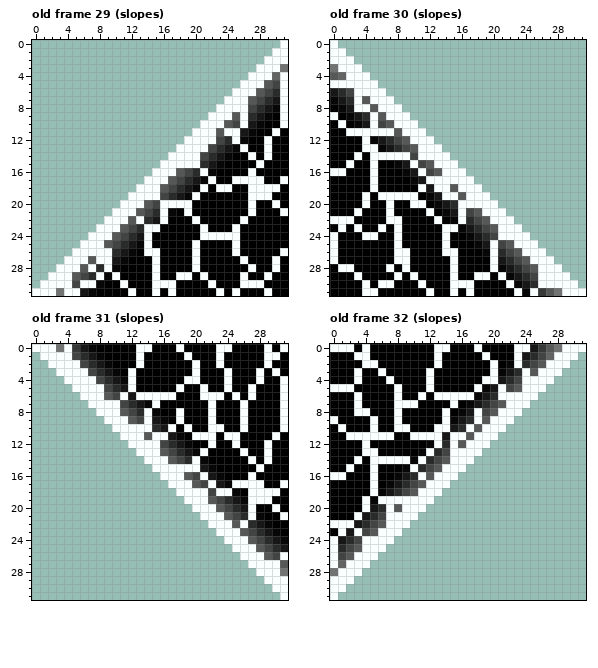
File history of a pixel-art file, project/ase/block.aseprite. That is the earlier state.
32x32 pixels, 48 frames. Colours within 5 levels of each other are drawn and written as one. Shown: old frame 29 (slopes), old frame 30 (slopes), old frame 31 (slopes), old frame 32 (slopes).
After:
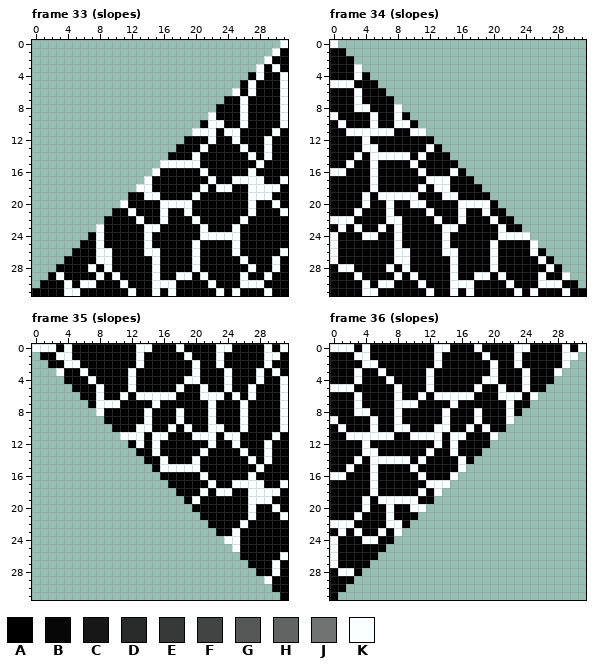
Palette (. is transparent): A #000000  B #070707  C #171717  D #292a2a  E #373838  F #424343  G #565858  H #626464  J #717373  K #faffff
A new or re-ordered frame is compared with the old frame closest to it.
Changes in this commit:
frames 48 -> 52
Changed rows in their new state; - is an unchanged pixel.
Frame 33 (slopes) is new; against old frame 29 (slopes), layers "Layer 2", "glow":
first column x 0:
 1 -------------------------------A
 2 ------------------------------AA
 3 -----------------------------A-A
 4 ---------------------------A-AA-
 5 --------------------------A-AAA-
 6 --------------------------A-AAA-
 7 ------------------------AA-AAAA-
 8 -----------------------AAA-AAAA-
 9 -----------------------AAA-AAA--
10 ---------------------A--AA-AA---
11 -----------------------A--AA----
12 -------------------AAA-AA-A-----
13 ------------------AAA-AAAA------
14 -----------------AAA-AAAA-------
15 ---------------------AAA--------
16 ----------------AAAAA-A---------
17 ---------------AAAAAAA----------
18 ---------------AAAAAA-----------
19 ------------AA--AAAA------------
20 ------------AAAA----------------
21 ----------AA-AAA-A--------------
22 ---------AAAA-AA----------------
23 ---------AAAAA------------------
24 -------A-AAAAA------------------
25 ------AA-AAAAA------------------
26 -----AAA--AAA-------------------
27 ----AAAA--AA--------------------
28 ---AAAA-A-A---------------------
29 --A-AAAA-A----------------------
30 -AAA-A--A-----------------------
31 AAAA--AA------------------------
Frame 34 (slopes) is new; against old frame 30 (slopes), layers "Layer 2", "glow":
first column x 0:
 1 AA------------------------------
 2 AAA-----------------------------
 3 AAA-----------------------------
 4 AAA-A---------------------------
 5 ---AAA--------------------------
 6 AAA-AAA-------------------------
 7 AAA-AAAA------------------------
 8 -AA--AAA------------------------
 9 --AAA-AA-A----------------------
10 ---AA-AA--A---------------------
11 --------AA----------------------
12 -----AAAAAAAA-------------------
13 ------AAAAAA-A------------------
14 ----------A-AAA-----------------
15 --------AA-AAAAA----------------
16 ---------AA-AAA-A---------------
17 ----------AA---AAA--------------
18 ------------A--AAAA-------------
19 ------------AA--AAAA------------
20 -------------AAA----A-----------
21 --------------AA-AA-AA----------
22 ---------------A-AAA-AA---------
23 ----------------AAAAA-AA--------
24 -----------------AAAA-----------
25 ------------------AA-AAAA-------
26 -------------------A-AAAA-A-----
27 ---------------------AAAAA-A----
28 ---------------------AAAAAA-A---
29 ----------------------AAAA-AA---
30 -----------------------AAA---AA-
31 ------------------------A-AAA-AA
Frame 35 (slopes) is new; against old frame 31 (slopes), layers "Layer 2", "glow":
first column x 1:
 0 --A-AAA------------------------
 1 AA--AAAA-----------------------
 2 -AA--AAAA----------------------
 3 ---AA-AAAA---------------------
 4 ---AAA-AAAA--------------------
 5 ----AAA-AAA--------------------
 6 -----AA-AA-A-------------------
 7 ------A---AAAA-----------------
 8 --------AAAAA-A----------------
 9 --------AAAAA-AA---------------
10 ---------AAA--AA---------------
11 -------------A--AA-------------
12 -----------A-A-AAAA------------
13 ------------AA-AAAAA-----------
14 -------------AA-AAA-A----------
15 --------------A-----AA---------
16 ---------------AAAAA-AA--------
17 ----------------AAAAA-AA-------
18 -----------------AAA-A--A------
19 ------------------A-AAAAAA-----
20 -------------------AAAAAAA-----
21 --------------------AAAAAA-A---
22 ---------------------AAAA-AAA--
23 ----------------------AA-AAAAA-
24 -------------------------AAAAAA
25 -------------------------AAAAAA
26 -------------------------AAAAA-
27 --------------------------AAA-A
28 ---------------------------AA-A
29 -----------------------------AA
30 -----------------------------AA
31 ------------------------------A
Frame 36 (slopes) is new; against old frame 32 (slopes), layers "Layer 2", "glow":
first column x 0:
 0 -------------------------AAAA-A
 1 ------------------------AAAAA--
 2 ----------------------A-AAAAA--
 3 ---------------------AAA-AAA---
 4 ---------------------AAA-AAA---
 5 -------------------AA-AA-AA----
 6 ------------------AAA---A------
 7 -----------------AAAAA-AA------
 8 ----------------AA-AAA-A-------
 9 ---------------AAA-AAA---------
10 ---------------AA-A-AA---------
11 --------------A--AAA-----------
12 ------------A-A-AAAA-----------
13 -----------A-AA-AAA------------
14 ----------A-AAAA-A-------------
15 ---------A-AAAAA---------------
16 --------AAA-AAA----------------
17 -------AAAAA-------------------
18 ------AAAAA-A------------------
19 -----A-----AA------------------
20 -----AA-AA---------------------
21 ----AAA-AAA--------------------
22 ---AAAA--A---------------------
23 --A-AA-A-----------------------
24 -AAA--AA-----------------------
25 -AAAAAA------------------------
26 -AAAAA-------------------------
27 -AAAA--------------------------
28 A--A---------------------------
29 AAA----------------------------
30 AA-----------------------------
31 A------------------------------
Boxes around the changes in both pictures, in picture pixels (x1, y1, x2, y2):
changed: (32, 48, 288, 296)
changed: (330, 48, 586, 296)
changed: (40, 344, 288, 600)
changed: (330, 344, 578, 600)
